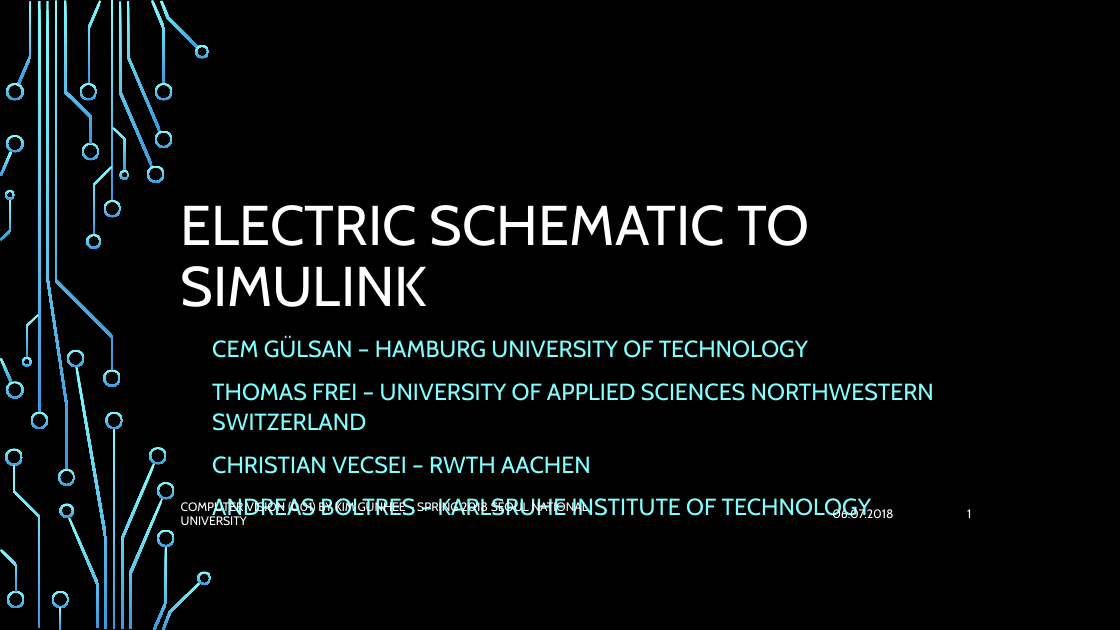
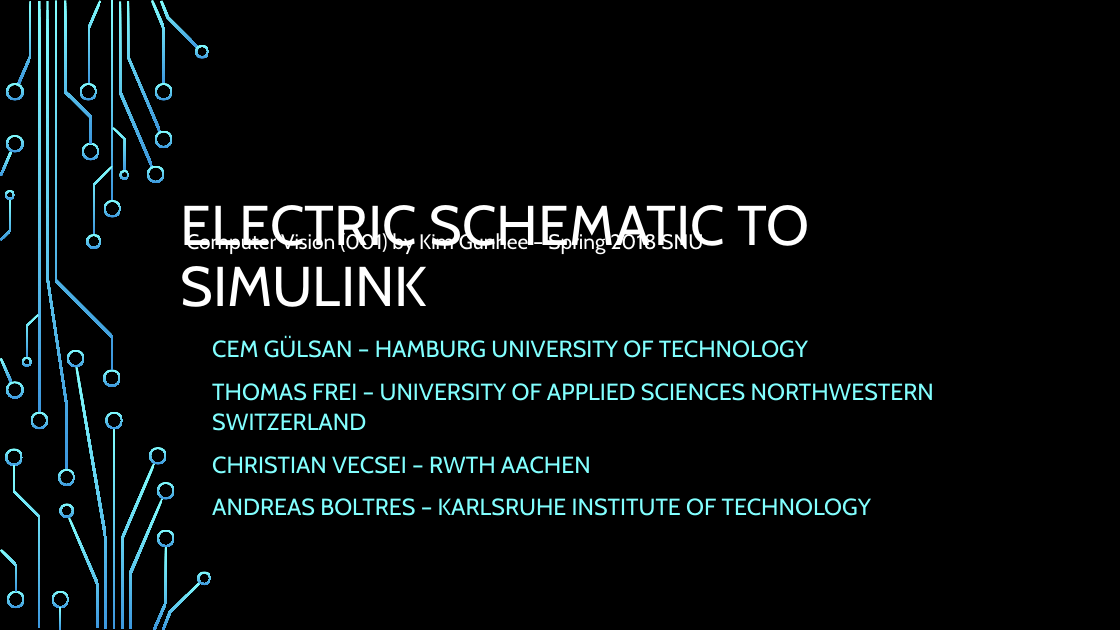
Before and after one commit to Flunzmas/CV_SNU_Group_Project, a slide deck: slide 1 of presentation/CV_Proj_Presentation_2.pptx. Drawn at 1120x630 pixels with LibreOffice and Linux fonts; fonts in the diff are those of the drawing; background and template pictures are left out. Boxes give left, top, right and bottom in pixels: in the first picture for what was removed or moved away, otherwise in the second. Text is boxed around its words. In the diff, an @@ line names an element or a change of style, - is before the commit and + after.

```diff
--- a/presentation/CV_Proj_Presentation_2.pptx
+++ b/presentation/CV_Proj_Presentation_2.pptx
@@ text "Computer Vision (001) by Kim ..." at box(186, 232, 703, 255): vertical alignment middle to top @@
@@ text at box(186, 232, 703, 255): text changed; size 10.5 to 18 pt @@
-COMPUTER VISION (001) BY KIM GUNHEE – SPRING 2018 SEOUL NATIONAL UNIVERSITY
+Computer Vision (001) by Kim Gunhee – Spring 2018 SNU
@@ text removed at box(832, 508, 893, 518) @@
-06.07.2018
@@ page number removed at box(967, 509, 971, 518) @@
-1
```
Also in this commit, not shown: 12 other slides changed.
